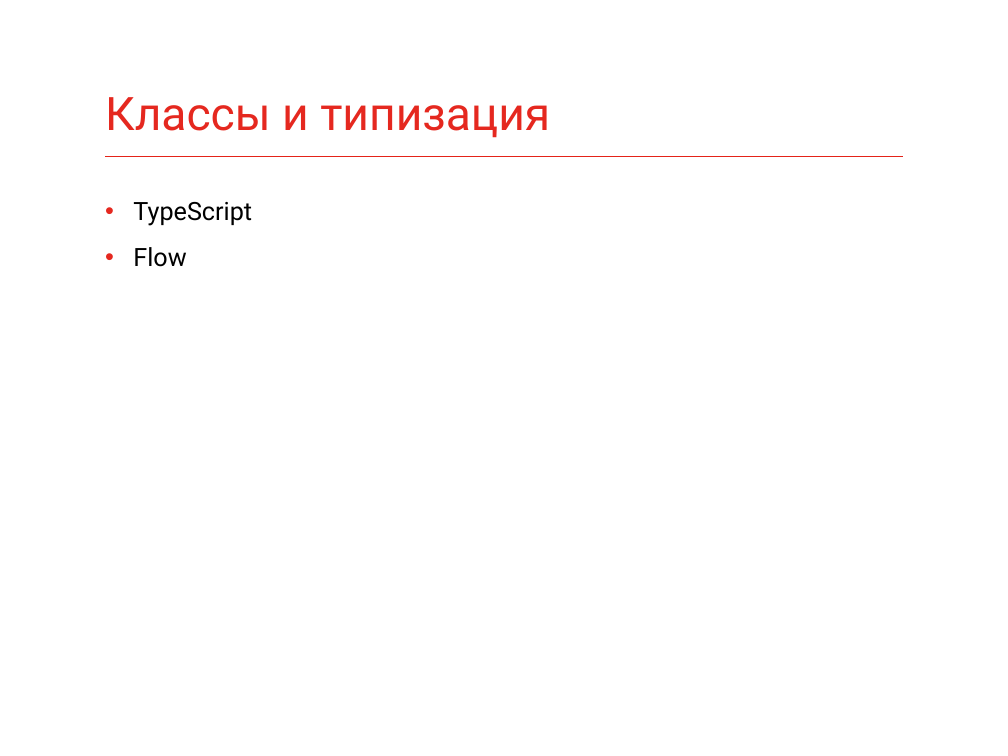
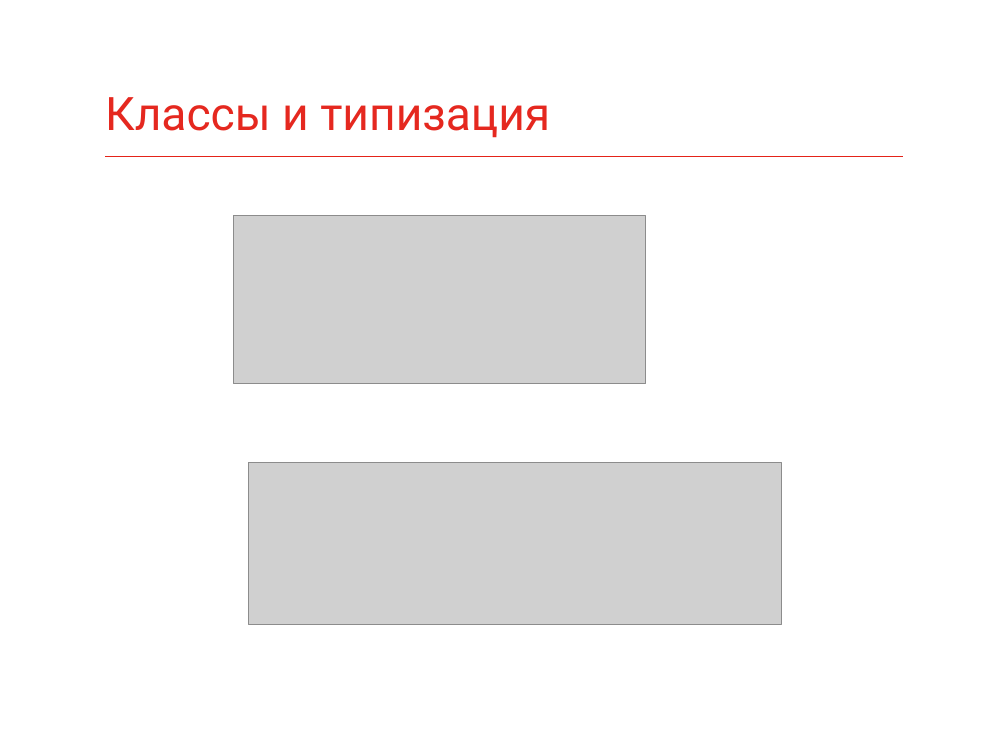
Before and after one commit to fmx1k/konfur-summer-2017-slides, a slide deck: slide 8 of Slides/Backend vs Frontend.pptx. Drawn at 1008x756 pixels with LibreOffice and Linux fonts; fonts in the diff are those of the drawing; grey boxes stand for pictures. Boxes give left, top, right and bottom in pixels: in the first picture for what was removed or moved away, otherwise in the second. Text is boxed around its words. In the diff, an @@ line names an element or a change of style, - is before the commit and + after.

```diff
--- a/Slides/Backend vs Frontend.pptx
+++ b/Slides/Backend vs Frontend.pptx
@@ text removed at bbox=[133, 202, 252, 267] @@
-• TypeScript
-• Flow
@@ picture added at bbox=[233, 216, 645, 384] @@
@@ picture added at bbox=[249, 463, 781, 625] @@
```
Also in this commit, not shown: 8 other slides changed, 2 slides added, 5 other files.
